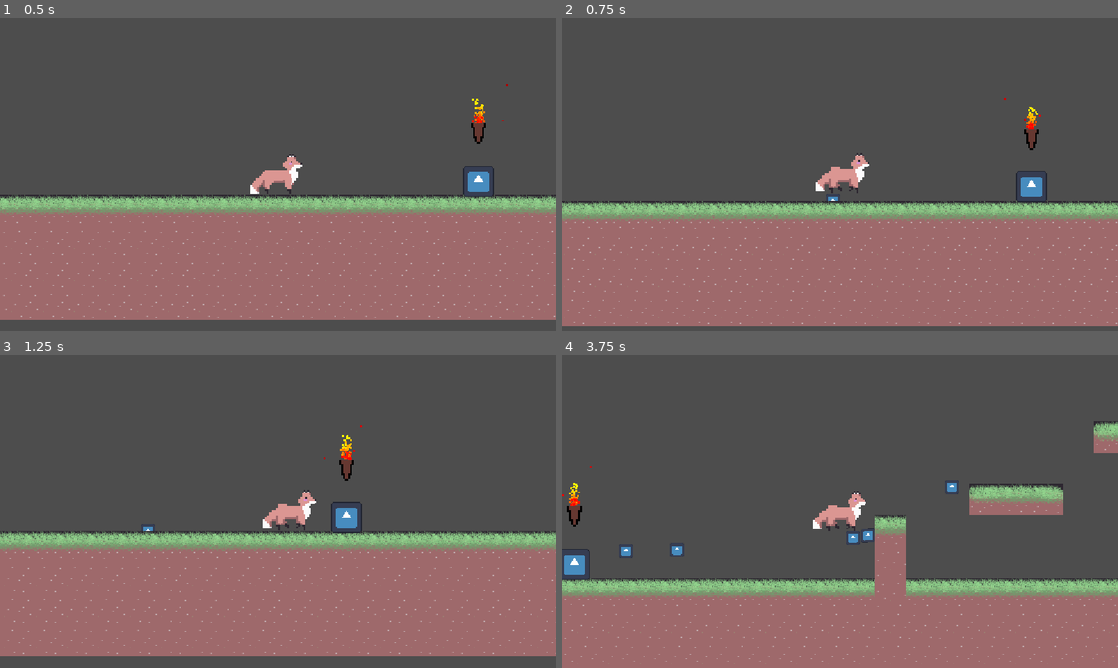
Above: before the commit, frames 1-4 (two rows, left to right).
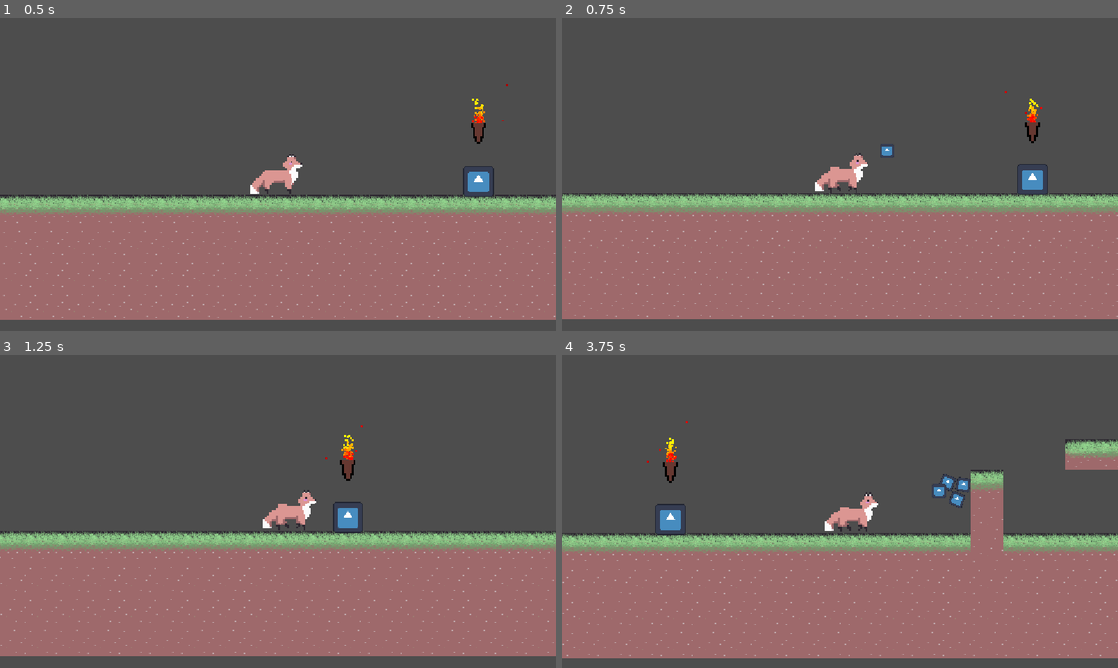
Above: after the commit, the same moments.

Repository: skueee/jame-gam-26
Game: Godot game, scene res://main.tscn
The game is run twice, just before and just after one commit, with the same random seed, the same clock (stepped at 60 frames per second) and the same inputs. The engine's default icon, where the game draws it, is replaced by a stand-in: a white triangle on a blue panel in a dark square.
Inputs (mouse positions are in pixels of both pictures, inside the frame that each line leads up to):
- Up to frame 1 (0.5 s): no input
- Up to frame 2 (0.75 s): tap Enter at 0.5 s; move the mouse to (962, 158) at 0.52 s; hold Right (right) from 0.53 s (still down); tap Shift (bridge) at 0.6 s; click (962, 158) at 0.67 s
- Up to frame 3 (1.25 s): keep holding Right (right); tap Up (up) at 0.77 s; tap Q (throw) at 0.8 s
- Up to frame 4 (3.75 s): move the mouse to (728, 527) at 1.27 s; tap Q (throw) at 1.35, 2.3, 3.6 s; tap Up (up) at 1.52, 3.02 s; tap Shift (bridge) at 1.55, 2.1, 3.05 s; move the mouse to (895, 442) at 2.02 s; release Right (right) at 2.03 s; hold Left (left) 2.03-2.78 s; move the mouse to (812, 574) at 2.77 s; hold Right (right) from 2.78 s (still down); tap Space (continue) at 2.85 s; click (812, 574) at 2.92 s; move the mouse to (1006, 558) at 3.52 s

Frame 1 is identical in both runs. In frame 2, 11% of the frame differs, in the area x 0-100%, y 23-99%; in frame 3, 2.9%; in frame 4, 27%, in the area x 0-100%, y 21-100%.

Commit message:
add cloud potions

Diff:
--- /dev/null
+++ b/cloud_potion.tscn
@@ -0,0 +1,42 @@
+[gd_scene format=3 uid="uid://bdssw3vtf8yxf"]
+
+[ext_resource type="Texture2D" uid="uid://b5t5cry361cml" path="res://cloudpotion.png" id="1_cq6m0"]
+
+[sub_resource type="GDScript" id="GDScript_wmg3h"]
+resource_name = "collect"
+script/source = "extends Area2D
+@export var seconds: int = 20
+@export var reusable: bool = false
+@onready var collision_shape_2d: CollisionShape2D = $CollisionShape2D
+@onready var timey: Timer = $Timer
+
+func _on_body_entered(body: Node2D) -> void:
+	if body.name == \"player\":
+		body.enable_bridge(seconds)
+		if not reusable: queue_free()
+		visible = false
+		collision_shape_2d.disabled = true
+		timey.one_shot = true
+		timey.wait_time = 10
+		timey.timeout.connect(reappear)
+		timey.start()
+
+func reappear():
+	visible = true
+	collision_shape_2d.disabled = false
+"
+
+[sub_resource type="RectangleShape2D" id="RectangleShape2D_tsws6"]
+
+[node name="cloud_potion" type="Area2D" unique_id=1756372684]
+script = SubResource("GDScript_wmg3h")
+
+[node name="CollisionShape2D" type="CollisionShape2D" parent="." unique_id=788424965]
+shape = SubResource("RectangleShape2D_tsws6")
+
+[node name="Sprite2D" type="Sprite2D" parent="." unique_id=1412835092]
+texture = ExtResource("1_cq6m0")
+
+[node name="Timer" type="Timer" parent="." unique_id=1468865810]
+
+[connection signal="body_entered" from="." to="." method="_on_body_entered"]
--- a/player.gd
+++ b/player.gd
@@ -10,7 +10,7 @@
 @export var shrink_percent := 5
 @export var wall_jump_bounce := 500
 @export var wall_stength := 300
-@export var bridge_throw_cd := 0.1
+@export var throw_cd := 0.1
 @export var shield_force = 15.0
 @export var shield_radius = 15
 @export var lives = 2
@@ -19,20 +19,31 @@
 var last_direction := 1
 var direction := 1.0
 var jump := false
-var can_bridge_throw = true
+var can_throw = true
 var wall_jump_lock := 0.0
+@export var bridge_cd = 0.3333
+var can_bridge = false
+@onready var bridge_timer: Timer = $Timer2
 
-@onready var bridge_throw_timer = $Timer
+@onready var throw_timer = $Timer
 @onready var sprite_2d: AnimatedSprite2D = $Sprite2D
 
 
 func _ready() -> void:
-	bridge_throw_timer.wait_time = bridge_throw_cd
-	bridge_throw_timer.timeout.connect(allow)
-	bridge_throw_timer.start()
+	throw_timer.wait_time = throw_cd
+	throw_timer.timeout.connect(allow)
+	throw_timer.start()
+	bridge_timer.wait_time = 20
+	bridge_timer.timeout.connect(disable_bridge)
 func allow():
-	can_bridge_throw = true
+	can_throw = true
 
+func enable_bridge(sec):
+	can_bridge = true
+	bridge_timer.start(sec)
+
+func disable_bridge():
+	can_bridge = false
 
 func _physics_process(_delta: float) -> void:
 	wall_jump_lock -= _delta
@@ -66,10 +77,7 @@
 
 func bridge():
 	if Input.is_action_just_pressed("bridge"):
-		if not can_bridge_throw:
-			return
-		can_bridge_throw = false
-		bridge_throw_timer.start()
+		if not can_bridge: return
 		var bridgeable: PackedScene = load("res://bridgeable.tscn")
 		var bridge_instance: RigidBody2D = bridgeable.instantiate()
 		bridge_instance.global_position = Vector2(global_position.x, global_position.y + 10)
@@ -81,10 +89,10 @@
 
 func attack():
 	if Input.is_action_just_pressed("throw"):
-		if not can_bridge_throw:
+		if not can_throw:
 			return
-		can_bridge_throw = false
-		bridge_throw_timer.start()
+		can_throw = false
+		throw_timer.start()
 		var throwable: PackedScene = load("res://throwable.tscn")
 		var potion: RigidBody2D = throwable.instantiate()
 		potion.global_position = Vector2(global_position.x - (0 if last_direction == 1 else 5), global_position.y -3)
--- a/player.tscn
+++ b/player.tscn
@@ -93,3 +93,5 @@
 shape = SubResource("RectangleShape2D_ukc20")
 
 [node name="Timer" type="Timer" parent="." unique_id=1033359897]
+
+[node name="Timer2" type="Timer" parent="." unique_id=464568139]
Binary file added: cloudpotion.png
Not shown, added: cloudpotion.png.import
